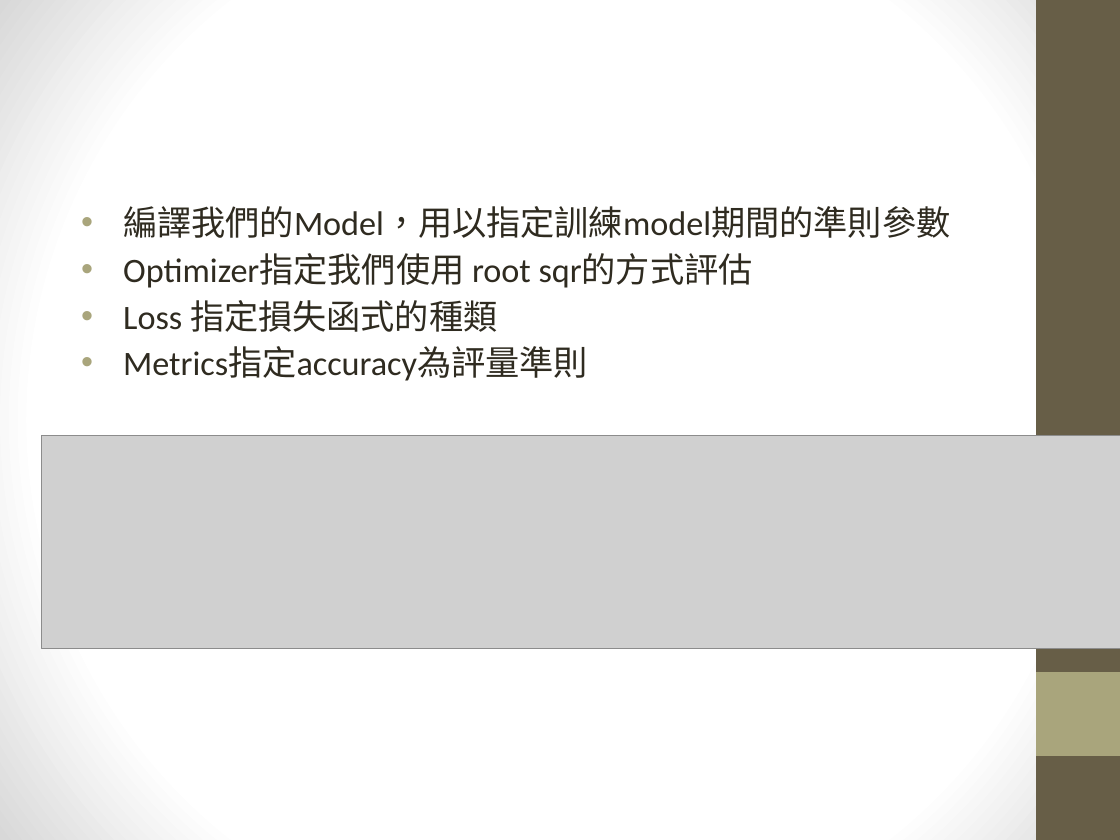
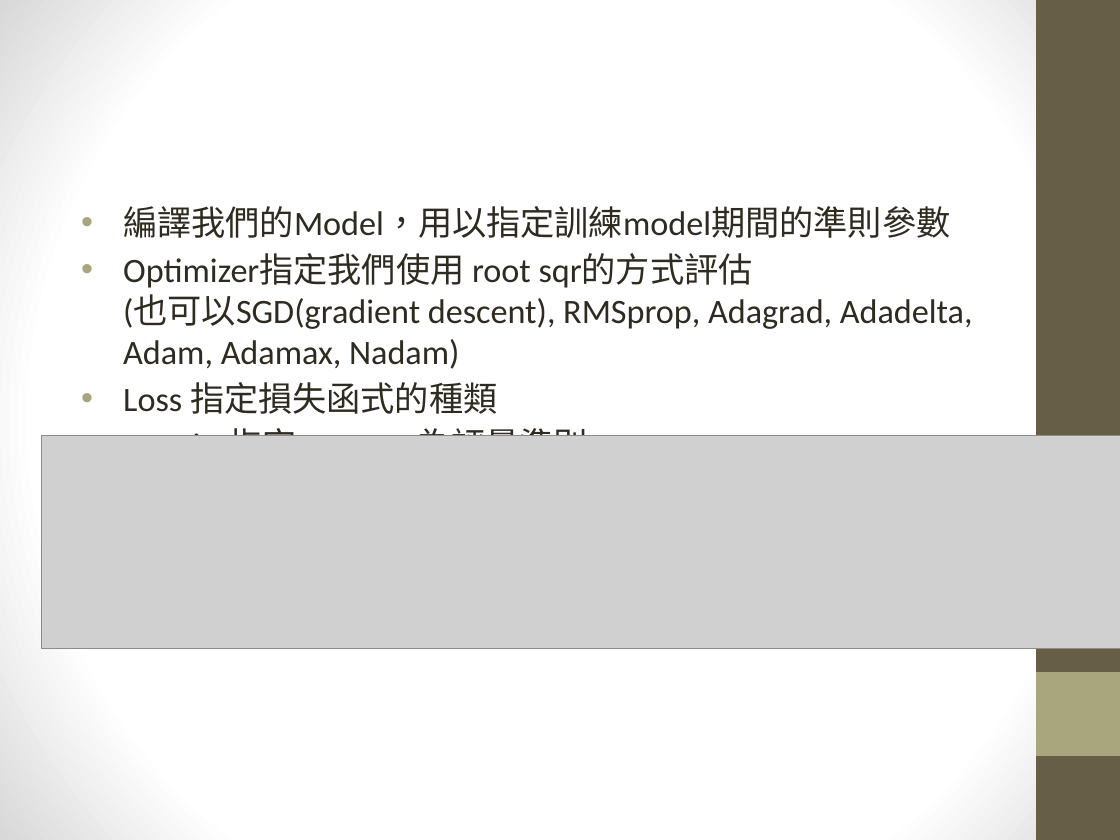
Before and after one commit to maloyang/KH20221120_Python_ML_DL, a slide deck: slide 17 of W05/W05_01_review.pptx. Drawn at 1120x840 pixels with LibreOffice and Linux fonts; fonts in the diff are those of the drawing; grey boxes stand for pictures. Boxes give left, top, right and bottom in pixels: in the first picture for what was removed or moved away, otherwise in the second. Text is boxed around its words. In the diff, an @@ line names an element or a change of style, - is before the commit and + after.

```diff
--- a/W05/W05_01_review.pptx
+++ b/W05/W05_01_review.pptx
@@ text at [123,254,973,369]: text changed @@
-• Optimizer指定我們使用 root sqr的方式評估
+• Optimizer指定我們使用 root sqr的方式評估
+  (也可以SGD(gradient descent), RMSprop, Adagrad, Adadelta, Adam, Adamax, Nadam)
```
Also in this commit, not shown: 1 other slide changed, 15 other files.
